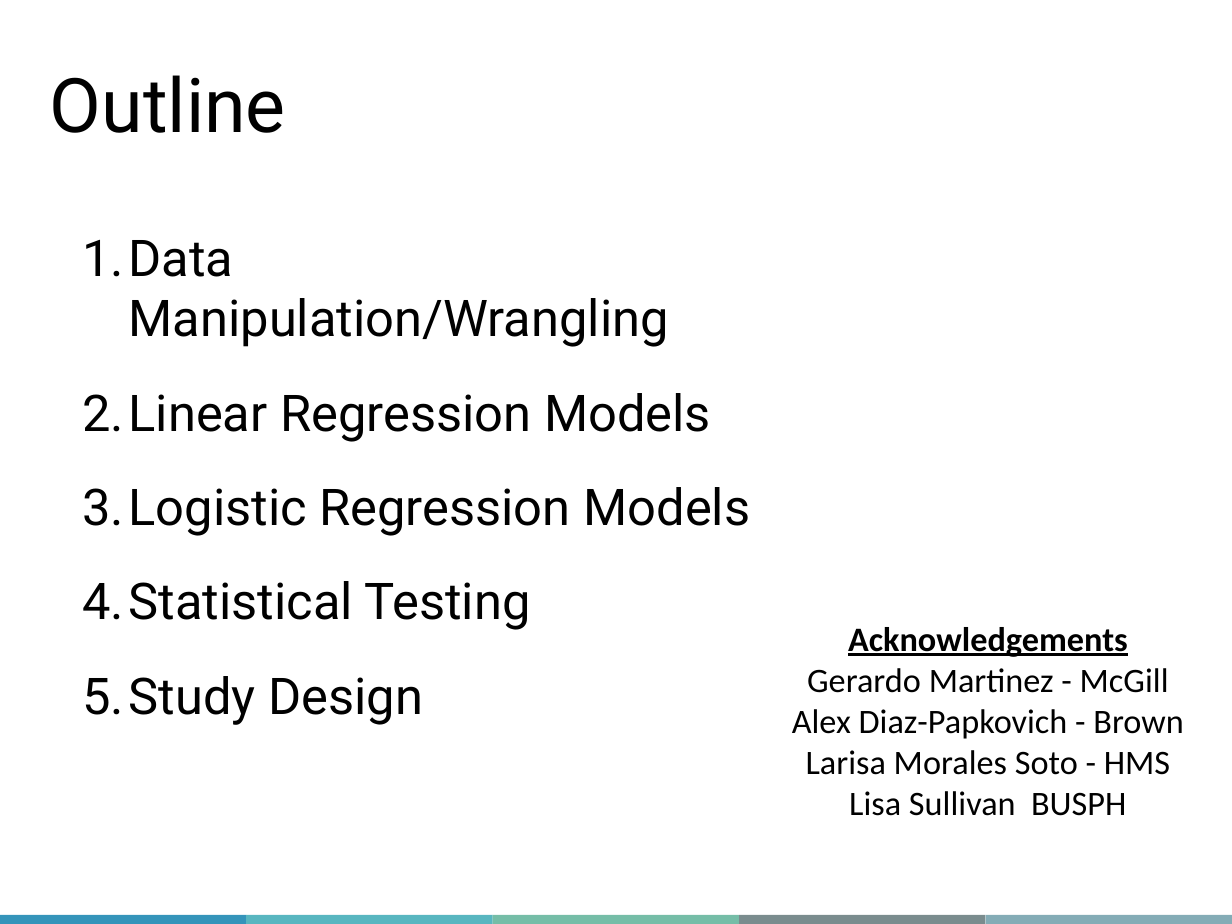
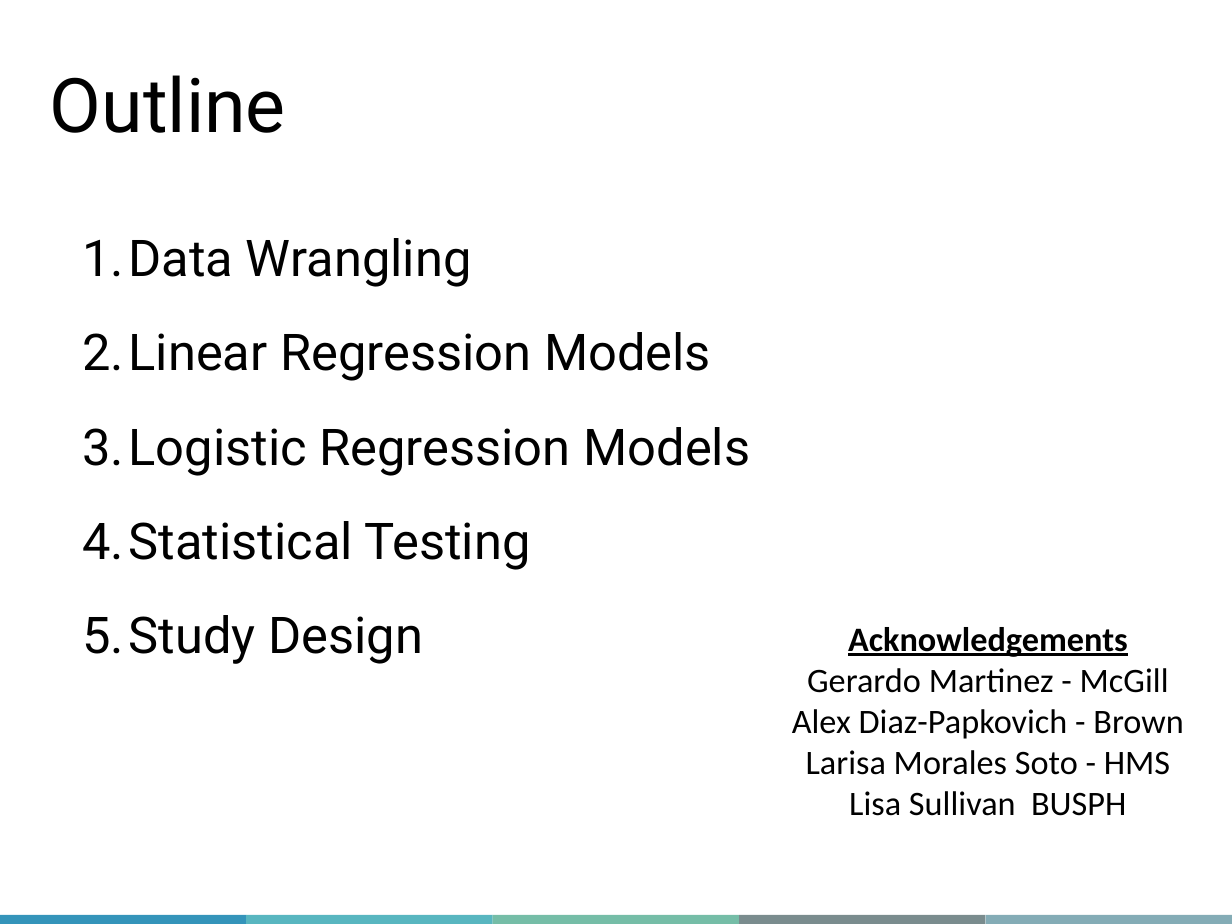
Before and after one commit to QLS-MiCM/StatsInR, a slide deck: slide 5 of slides/QLS-MiCM_StatisticsInR.pptx. Drawn at 1232x924 pixels with LibreOffice and Linux fonts; fonts in the diff are those of the drawing; background and template pictures are left out. Boxes give left, top, right and bottom in pixels: in the first picture for what was removed or moved away, otherwise in the second. Text is boxed around its words. In the diff, an @@ line names an element or a change of style, - is before the commit and + after.

```diff
--- a/slides/QLS-MiCM_StatisticsInR.pptx
+++ b/slides/QLS-MiCM_StatisticsInR.pptx
@@ text at (x1=82, y1=238, x2=472, y2=287): text changed @@
-1. Data Manipulation/Wrangling
+1. Data Wrangling
```
Also in this commit, not shown: 7 other slides changed, 4 other files.
